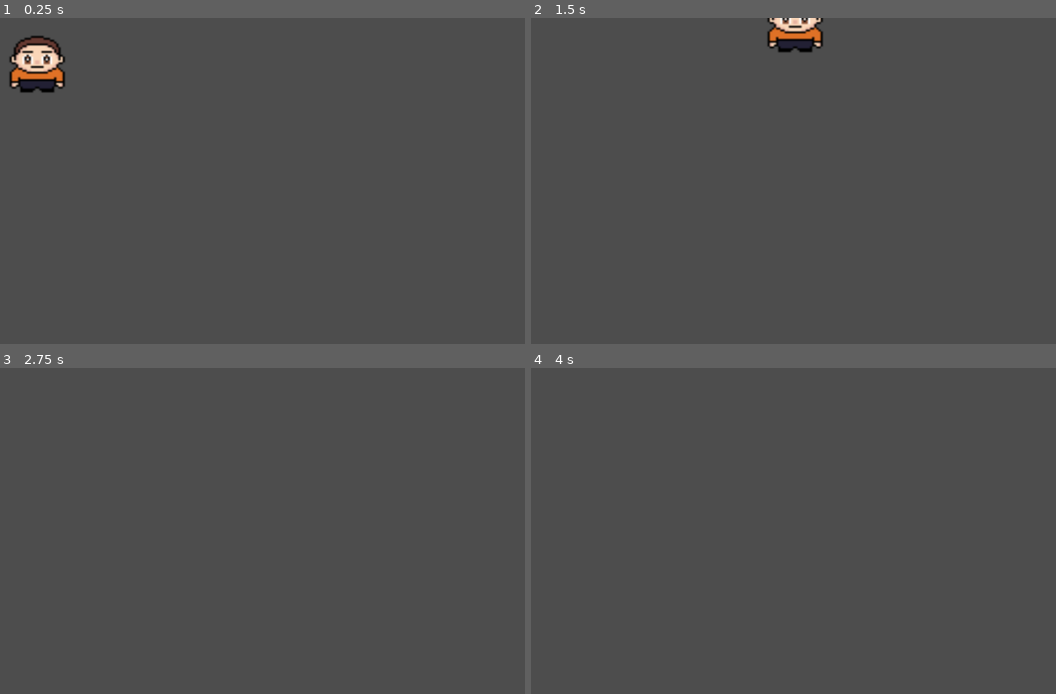
Above: before the commit, frames 1-4 (two rows, left to right).
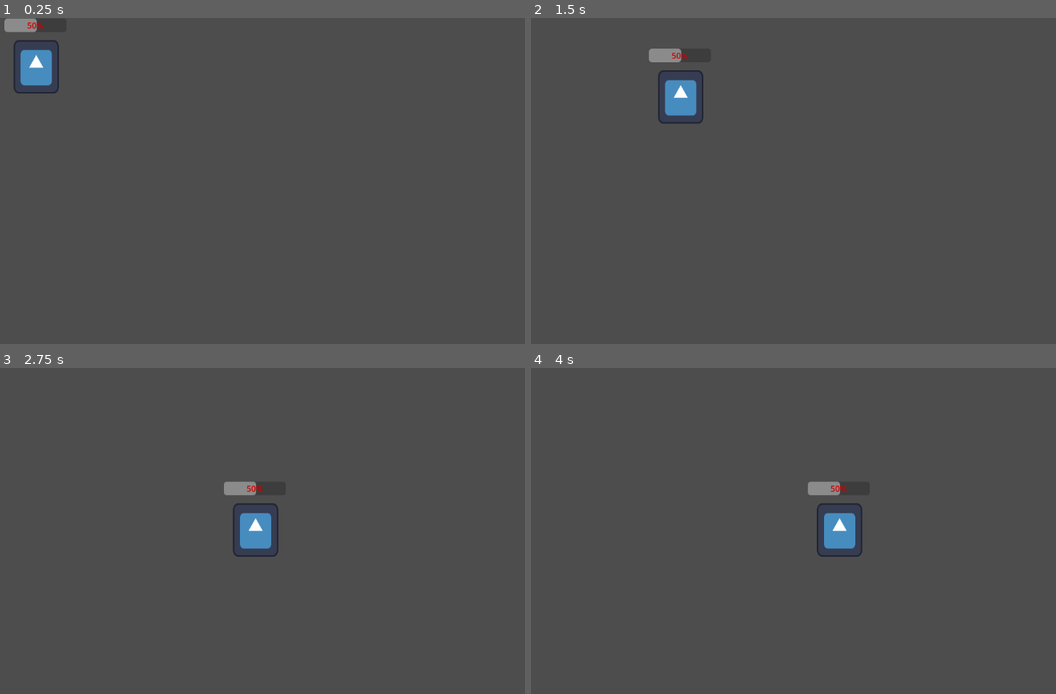
Above: after the commit, the same moments.

Repository: bryanmejiapalma/The-Matrix-Studio
Game: Godot game, scene res://Player.tscn
Same seed, same stepped clock (60 frames per second), same inputs: the game is played once before the commit and once after it. The engine's default icon, where the game draws it, is replaced by a stand-in: a white triangle on a blue panel in a dark square.
Inputs:
- Up to frame 1 (0.25 s): no input
- Up to frame 2 (1.5 s): tap Enter at 0.5 s; hold D (ui_right) 0.53-1.28 s; hold Shift (boost, bound only before the commit) 0.53-1.28 s; hold S (ui_down, bound only after the commit) from 1.28 s (still down); tap Shift (boost, bound only before the commit) at 1.35 s
- Up to frame 3 (2.75 s): release S (ui_down, bound only after the commit) at 2.03 s; hold D (ui_right) from 2.03 s (still down); hold Shift (boost, bound only before the commit) from 2.03 s (still down)
- Up to frame 4 (4 s): release Shift (boost, bound only before the commit) at 2.78 s; tap Shift (boost, bound only before the commit) at 2.85 s; release D (ui_right) at 3.53 s; hold A (ui_left) from 3.53 s (still down); hold Shift (boost, bound only before the commit) from 3.53 s (still down)

The runs differ from the first frame. In frame 1, 1.8% of the frame differs, in the area x 0-13%, y 0-24%; in frame 2, 2.1%, in the area x 22-56%, y 0-33%; in frame 3, 1.1%; in frame 4, 1.1%.

Commit message:
apple and health bar

Diff:
--- a/Player.tscn
+++ b/Player.tscn
@@ -1,7 +1,7 @@
 [gd_scene load_steps=4 format=3 uid="uid://o6yxgp3jif0q"]
 
 [ext_resource type="Script" uid="uid://caku1i4c3k7ue" path="res://player.gd" id="1_kpjcp"]
-[ext_resource type="Texture2D" uid="uid://datblw6l7qxr" path="res://Sprite-0002.png" id="2_kpjcp"]
+[ext_resource type="Texture2D" uid="uid://b3spfxuwdmfti" path="res://icon.svg" id="2_kpjcp"]
 
 [sub_resource type="CircleShape2D" id="CircleShape2D_kpjcp"]
 radius = 55.00909
@@ -12,8 +12,8 @@
 
 [node name="Sprite2D" type="Sprite2D" parent="."]
 unique_name_in_owner = true
-position = Vector2(-3.9999695, 111)
-scale = Vector2(4.2000003, 3.731875)
+position = Vector2(-6, 8)
+scale = Vector2(0.7015622, 0.8346875)
 texture = ExtResource("2_kpjcp")
 
 [node name="Timer" type="Timer" parent="."]
@@ -25,4 +25,13 @@
 position = Vector2(-5, 6)
 shape = SubResource("CircleShape2D_kpjcp")
 
+[node name="ProgressBar" type="ProgressBar" parent="."]
+offset_left = -69.0
+offset_top = -88.0
+offset_right = 54.0
+offset_bottom = -61.0
+theme_override_colors/font_color = Color(0.81960785, 0, 0, 1)
+theme_override_colors/font_outline_color = Color(0, 0.73971456, 1.1551381e-06, 1)
+value = 100.0
+
 [connection signal="timeout" from="Timer" to="." method="_on_timer_timeout"]
--- /dev/null
+++ b/apple.gd
@@ -0,0 +1,9 @@
+extends Area2D
+
+@export var heal_amount = 20
+
+func _on_body_entered(body):
+# Check if the thing that touched the apple is the Player
+	if body.has_method("heal"):
+		body.heal(heal_amount)
+	queue_free() # Remove the apple from the scene
--- /dev/null
+++ b/apple.tscn
@@ -0,0 +1,22 @@
+[gd_scene load_steps=4 format=3 uid="uid://diiaq0oy71ohy"]
+
+[ext_resource type="Script" uid="uid://bcx64arpmg53f" path="res://apple.gd" id="1_n78qv"]
+[ext_resource type="Texture2D" uid="uid://yluuq3nrjxvf" path="res://Sprite-0001.png" id="2_whgpf"]
+
+[sub_resource type="CircleShape2D" id="CircleShape2D_n78qv"]
+radius = 3.8037963
+
+[node name="Apple" type="Area2D"]
+script = ExtResource("1_n78qv")
+
+[node name="Sprite2D" type="Sprite2D" parent="."]
+position = Vector2(8.5, 5.5)
+scale = Vector2(0.77563417, 0.85062736)
+texture = ExtResource("2_whgpf")
+
+[node name="CollisionShape2D" type="CollisionShape2D" parent="."]
+position = Vector2(6, 5)
+scale = Vector2(11.080487, 17.012545)
+shape = SubResource("CircleShape2D_n78qv")
+
+[connection signal="body_entered" from="." to="." method="_on_body_entered"]
--- a/game.tscn
+++ b/game.tscn
@@ -1,8 +1,10 @@
-[gd_scene load_steps=4 format=3 uid="uid://c8ki8gg6e5d6y"]
+[gd_scene load_steps=6 format=3 uid="uid://c8ki8gg6e5d6y"]
 
 [ext_resource type="PackedScene" uid="uid://o6yxgp3jif0q" path="res://Player.tscn" id="1_80nbo"]
 [ext_resource type="PackedScene" uid="uid://2voi264ic4d4" path="res://Map.tscn" id="2_e2o6t"]
 [ext_resource type="PackedScene" uid="uid://dthilph7k8yvd" path="res://Walls.tscn" id="3_feb5d"]
+[ext_resource type="PackedScene" uid="uid://diiaq0oy71ohy" path="res://apple.tscn" id="4_fc0e3"]
+[ext_resource type="PackedScene" uid="uid://de4kmcsnttwa0" path="res://enemy.tscn" id="5_7jktm"]
 
 [node name="Game" type="Node2D"]
 
@@ -11,7 +13,7 @@
 scale = Vector2(3.9760523, 3.829717)
 
 [node name="Player" parent="." instance=ExtResource("1_80nbo")]
-position = Vector2(114, 335)
+position = Vector2(845, 345)
 
 [node name="StaticBody2D2" parent="." instance=ExtResource("3_feb5d")]
 position = Vector2(119, -13)
@@ -29,3 +31,9 @@
 [node name="StaticBody2D6" parent="." instance=ExtResource("3_feb5d")]
 position = Vector2(201.99998, 37)
 rotation = -1.586398
+
+[node name="Apple" parent="." instance=ExtResource("4_fc0e3")]
+position = Vector2(830, 14)
+
+[node name="enemy" parent="." instance=ExtResource("5_7jktm")]
+position = Vector2(285, 495)
--- a/player.gd
+++ b/player.gd
@@ -1,20 +1,29 @@
 extends CharacterBody2D
-class_name Player # Added this so the Killzone can recognize the player
+class_name Player
 
 const WALK_SPEED = 300
 const BOOST_SPEED = 600
 
-var is_dead: bool = false # Added this variable to fix the error
+var is_dead: bool = false
+var health = 100
+var max_health = 100
 
 @onready var sprite_2d: Sprite2D = $Sprite2D
+@onready var health_bar = $ProgressBar # Ensure this path is correct in your scene tree
+
+func _ready():
+	# This runs once when the game starts
+	health = 50
+	health_bar.max_value = max_health
+	health_bar.value = health
+	print("Game started. Health set to: ", health)
 
 func _physics_process(_delta: float) -> void:
-	if is_dead: return # Stops movement when dying
+	if is_dead: return
 
 	var vertical_input := Input.get_axis("ui_up", "ui_down")
 	var horizontal_input := Input.get_axis("ui_left", "ui_right")
 
-	# Sprint/Boost Logic
 	var current_speed = WALK_SPEED
 	if Input.is_action_pressed("boost"):
 		current_speed = BOOST_SPEED
@@ -26,3 +35,12 @@
 
 func die():
 	is_dead = true
+
+func heal(amount):
+	health += amount
+	# Clamp ensures health doesn't go over 100 or below 0
+	health = clamp(health, 0, max_health)
+
+	# Update the UI
+	health_bar.value = health
+	print("Healed! Current health: ", health)
--- a/project.godot
+++ b/project.godot
@@ -28,28 +28,51 @@
 "deadzone": 0.5,
 "events": [Object(InputEventKey,"resource_local_to_scene":false,"resource_name":"","device":-1,"window_id":0,"alt_press …(191 unchanged characters)…
 , Object(InputEventJoypadButton,"resource_local_to_scene":false,"resource_name":"","device":0,"button_index":13,"pressure":0.0,"pressed":false,"script":null)
+, Object(InputEventKey,"resource_local_to_scene":false,"resource_name":"","device":-1,"window_id":0,"alt_pressed":false,"shift_pressed":false,"ctrl_pressed":false,"meta_pressed":false,"pressed":false,"keycode":0,"physical_keycode":4194319,"key_label":0,"unicode":0,"location":0,"echo":false,"script":null)
 ]
 }
 ui_right={
 "deadzone": 0.5,
-"events": [Object(InputEventKey,"resource_local_to_scene":false,"resource_name":"","device":-1,"window_id":0,"alt_pressed":false,"shift_pressed":false,"ctrl_pressed":false,"meta_pressed":false,"pressed":false,"keycode":68,"physical_keycode":0,"key_label":0,"unicode":100,"location":0,"echo":false,"script":null)
-, Object(InputEventJoypadButton,"resource_local_to_scene":false,"resource_name":"","device":0,"button_index":14,"pressure":0.0,"pressed":false,"script":null)
+"events": [Object(InputEventJoypadButton,"resource_local_to_scene":false,"resource_name":"","device":0,"button_index":14,"pressure":0.0,"pressed":false,"script":null)
+, Object(InputEventKey,"resource_local_to_scene":false,"resource_name":"","device":-1,"window_id":0,"alt_pressed":false,"shift_pressed":false,"ctrl_pressed":false,"meta_pressed":false,"pressed":false,"keycode":0,"physical_keycode":68,"key_label":0,"unicode":100,"location":0,"echo":false,"script":null)
+, Object(InputEventKey,"resource_local_to_scene":false,"resource_name":"","device":-1,"window_id":0,"alt_pressed":false,"shift_pressed":false,"ctrl_pressed":false,"meta_pressed":false,"pressed":false,"keycode":0,"physical_keycode":4194321,"key_label":0,"unicode":0,"location":0,"echo":false,"script":null)
 ]
 }
 ui_up={
 "deadzone": 0.5,
-"events": [Object(InputEventKey,"resource_local_to_scene":fa …(120 unchanged characters)… essed":false,"pressed":false,"keycode":83,"physical_keycode":0,"key_label":0,"unicode":115,"location":0,"echo":false,"script":null)
+"events": [Object(InputEventKey,"resource_local_to_scene":fa …(120 unchanged characters)… essed":false,"pressed":false,"keycode":87,"physical_keycode":0,"key_label":0,"unicode":119,"location":0,"echo":false,"script":null)
 , Object(InputEventJoypadButton,"resource_local_to_scene":false,"resource_name":"","device":0,"button_index":11,"pressure":0.0,"pressed":false,"script":null)
+, Object(InputEventKey,"resource_local_to_scene":false,"resource_name":"","device":-1,"window_id":0,"alt_pressed":false,"shift_pressed":false,"ctrl_pressed":false,"meta_pressed":false,"pressed":false,"keycode":0,"physical_keycode":4194320,"key_label":0,"unicode":0,"location":0,"echo":false,"script":null)
 ]
 }
 ui_down={
 "deadzone": 0.5,
-"events": [Object(InputEventKey,"resource_local_to_scene":fa …(120 unchanged characters)… essed":false,"pressed":false,"keycode":87,"physical_keycode":0,"key_label":0,"unicode":119,"location":0,"echo":false,"script":null)
+"events": [Object(InputEventKey,"resource_local_to_scene":fa …(120 unchanged characters)… essed":false,"pressed":false,"keycode":83,"physical_keycode":0,"key_label":0,"unicode":115,"location":0,"echo":false,"script":null)
 , Object(InputEventJoypadButton,"resource_local_to_scene":false,"resource_name":"","device":0,"button_index":12,"pressure":0.0,"pressed":false,"script":null)
+, Object(InputEventKey,"resource_local_to_scene":false,"resource_name":"","device":-1,"window_id":0,"alt_pressed":false,"shift_pressed":false,"ctrl_pressed":false,"meta_pressed":false,"pressed":false,"keycode":0,"physical_keycode":4194322,"key_label":0,"unicode":0,"location":0,"echo":false,"script":null)
 ]
 }
 boost={
 "deadzone": 0.2,
-"events": [Object(InputEventKey,"resource_local_to_scene":false,"resource_name":"","device":-1,"window_id":0,"alt_pressed":false,"shift_pressed":false,"ctrl_pressed":false,"meta_pressed":false,"pressed":false,"keycode":0,"physical_keycode":4194325,"key_label":0,"unicode":0,"location":0,"echo":false,"script":null)
+"events": []
+}
+Left={
+"deadzone": 0.2,
+"events": [Object(InputEventKey,"resource_local_to_scene":false,"resource_name":"","device":-1,"window_id":0,"alt_pressed":false,"shift_pressed":false,"ctrl_pressed":false,"meta_pressed":false,"pressed":false,"keycode":0,"physical_keycode":83,"key_label":0,"unicode":115,"location":0,"echo":false,"script":null)
 ]
 }
+up={
+"deadzone": 0.2,
+"events": [Object(InputEventKey,"resource_local_to_scene":false,"resource_name":"","device":-1,"window_id":0,"alt_pressed":false,"shift_pressed":false,"ctrl_pressed":false,"meta_pressed":false,"pressed":false,"keycode":0,"physical_keycode":87,"key_label":0,"unicode":119,"location":0,"echo":false,"script":null)
+]
+}
+Right={
+"deadzone": 0.2,
+"events": [Object(InputEventKey,"resource_local_to_scene":false,"resource_name":"","device":-1,"window_id":0,"alt_pressed":false,"shift_pressed":false,"ctrl_pressed":false,"meta_pressed":false,"pressed":false,"keycode":0,"physical_keycode":68,"key_label":0,"unicode":100,"location":0,"echo":false,"script":null)
+]
+}
+Down={
+"deadzone": 0.2,
+"events": [Object(InputEventKey,"resource_local_to_scene":false,"resource_name":"","device":-1,"window_id":0,"alt_pressed":false,"shift_pressed":false,"ctrl_pressed":false,"meta_pressed":false,"pressed":false,"keycode":0,"physical_keycode":83,"key_label":0,"unicode":115,"location":0,"echo":false,"script":null)
+]
+}
Not shown, added: apple.gd.uid
